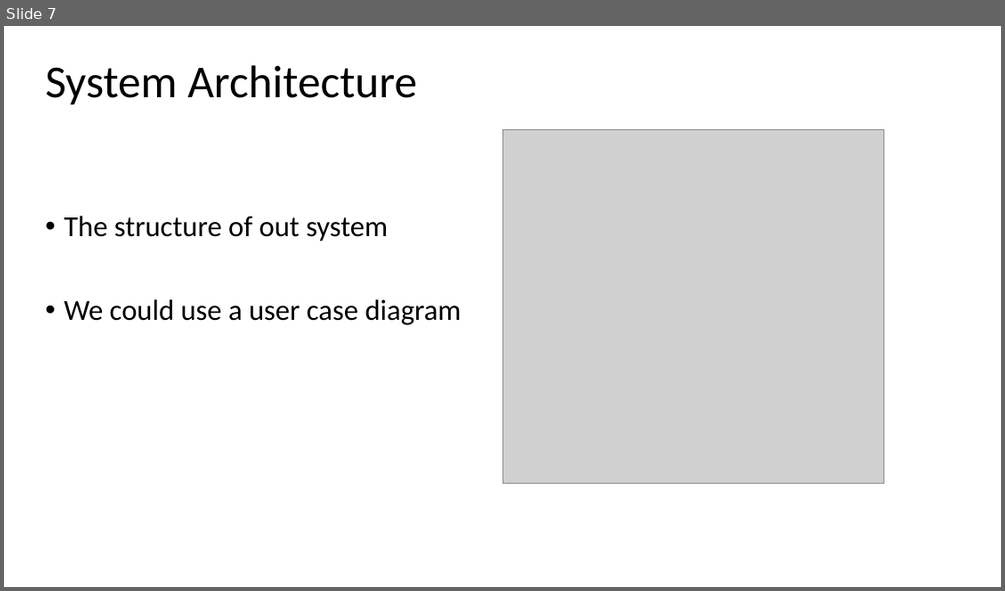
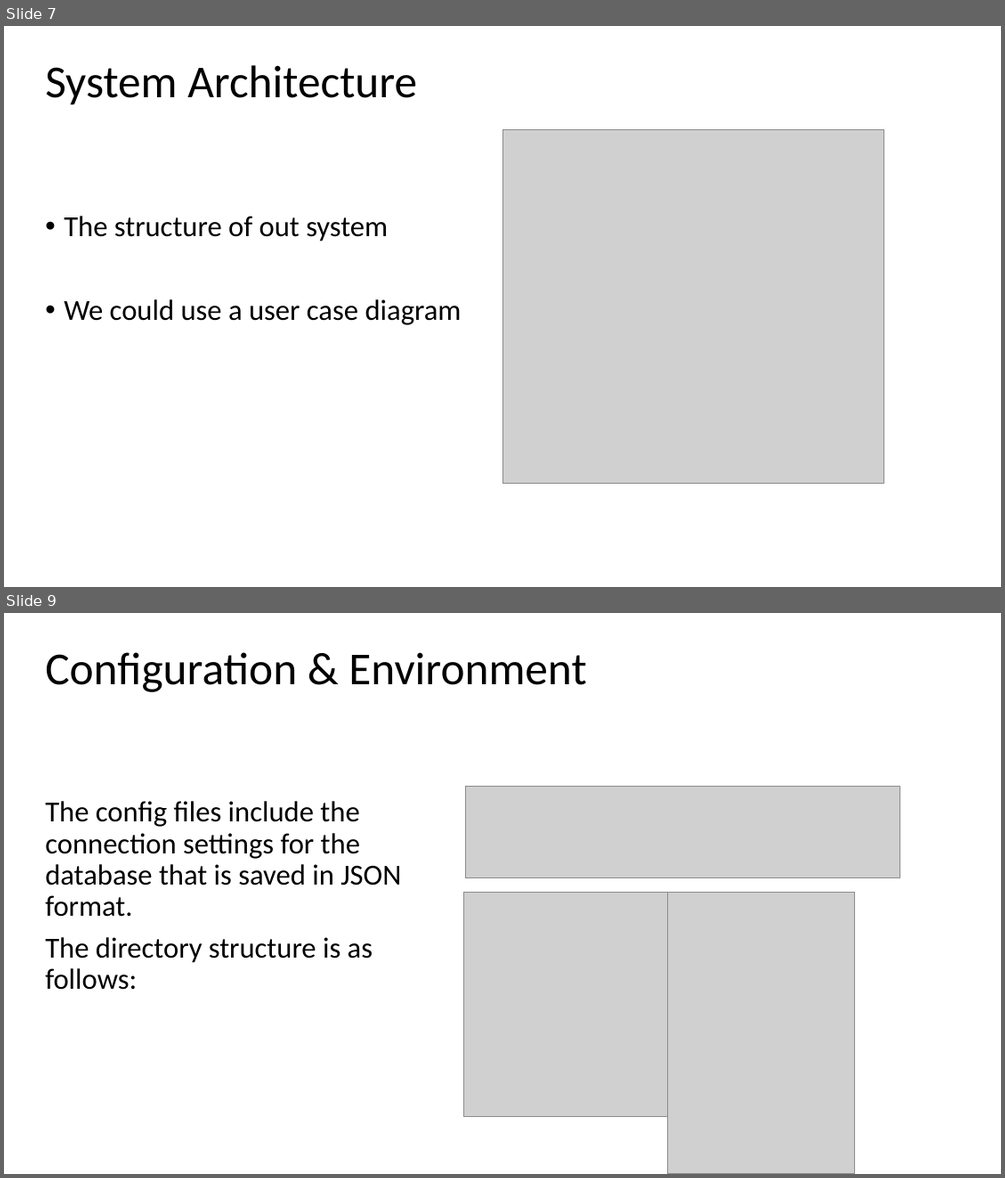
Before and after one commit to wallmenis/exercise, a slide deck: presentation/Presentation.pptx. Shown one above the other, each under a label of ours: slide 7 before the commit, slides 7 and 9 after it; the slides between them are not shown. The pictures are 1005x591 and 1005x1178 pixels, drawn with LibreOffice and Linux fonts; fonts in the diff are those of the drawing; grey boxes stand for pictures; background and template pictures are left out. Boxes give left, top, right and bottom in pixels: in the first picture for what was removed or moved away, otherwise in the second. Text is boxed around its words. In the diff, an @@ line names an element or a change of style, - is before the commit and + after.

```diff
--- a/presentation/Presentation.pptx
+++ b/presentation/Presentation.pptx
@@ slide 9 added at [4,613,1001,1174], background picture (left out) @@
@@ title added at [45,652,586,692], 44 pt, text #000000 @@
+Configuration & Environment
@@ picture added at [466,787,900,878] @@
@@ subtitle added at [45,801,401,989], 28 pt, text #000000 @@
+The config files include the connection settings for the database that is saved in JSON format.
+The directory structure is as follows:
@@ picture added at [464,892,667,1116] @@
@@ picture added at [667,892,854,1174] @@
```
Also in this commit, not shown: 6 slides changed, 4 other slides added, 5 slides removed, 1 other file.
